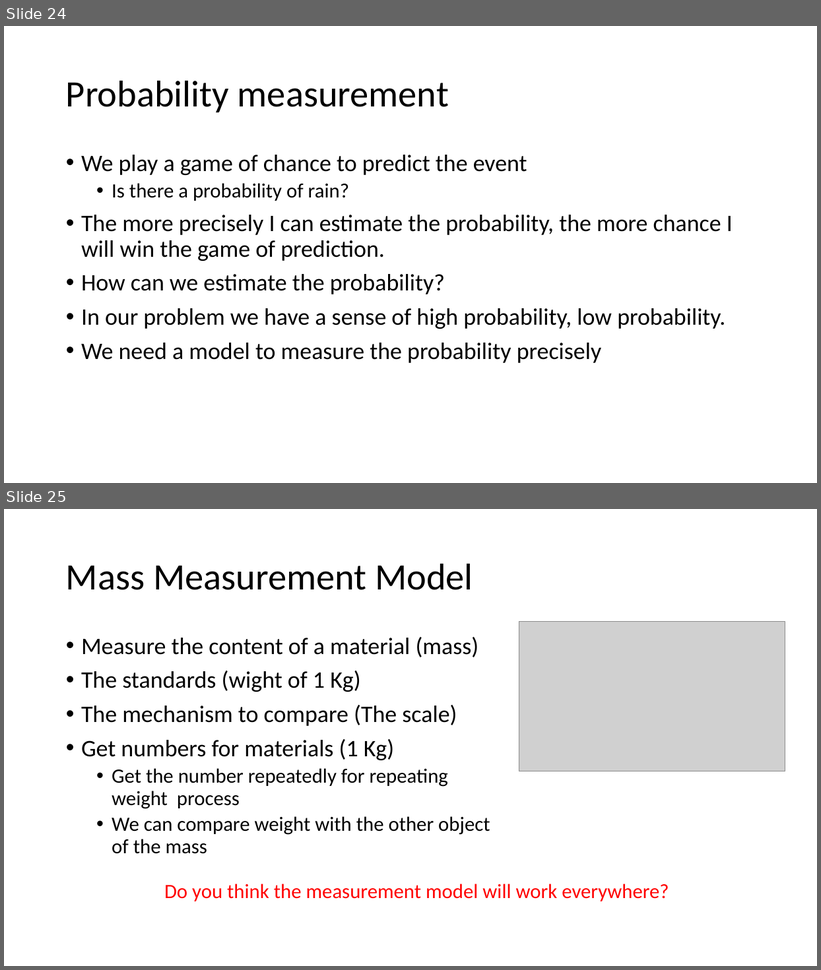
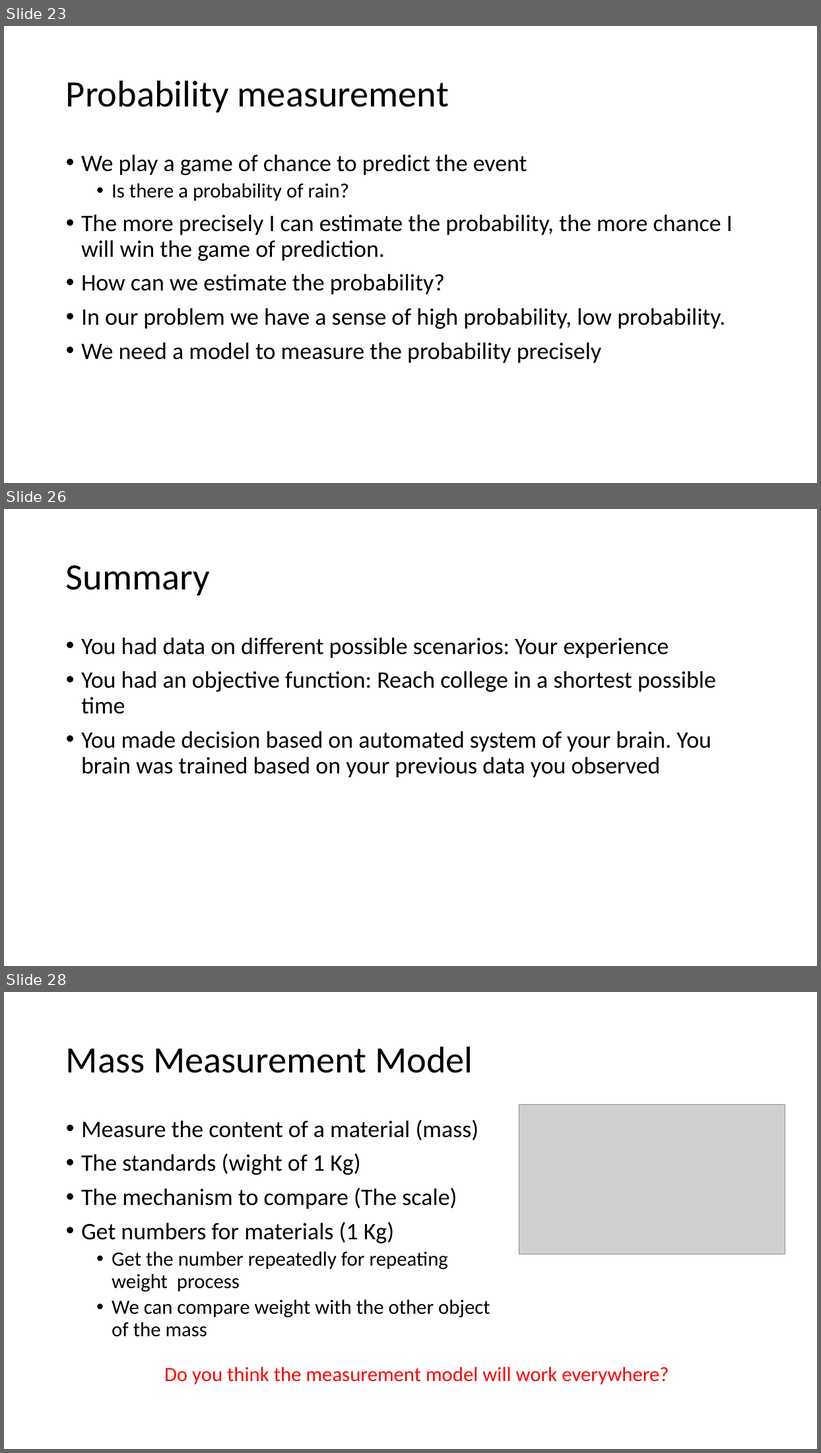
Before and after one commit to yushuf/TeamBeta, a slide deck: Presentation.pptx. Shown one above the other, each under a label of ours: slides 24 and 25 before the commit, slides 23, 26 and 28 after it; the slides between them are not shown. The pictures are 821x970 and 821x1453 pixels, drawn with LibreOffice and Linux fonts; fonts in the diff are those of the drawing; grey boxes stand for pictures. Boxes give left, top, right and bottom in pixels: in the first picture for what was removed or moved away, otherwise in the second. Text is boxed around its words. In the diff, an @@ line names an element or a change of style, - is before the commit and + after.

```diff
--- a/Presentation.pptx
+++ b/Presentation.pptx
@@ slide 26 added at <box>4,509,817,966</box>, background #FFFFFF @@
@@ title added at <box>66,565,210,595</box>, 44 pt, text #000000 @@
+Summary
@@ text added at <box>81,638,716,778</box>, 28 pt, text #000000 @@
+• You had data on different possible scenarios: Your experience
+• You had an objective function: Reach college in a shortest possible time
+• You made decision based on automated system of your brain. You brain was trained based on your previous data you observed
@@ what was slide 24 is now slide 23 @@
@@ what was slide 25 is now slide 28 @@
```
Also in this commit, not shown: 5 slides changed, 7 other slides added, 4 slides removed.
